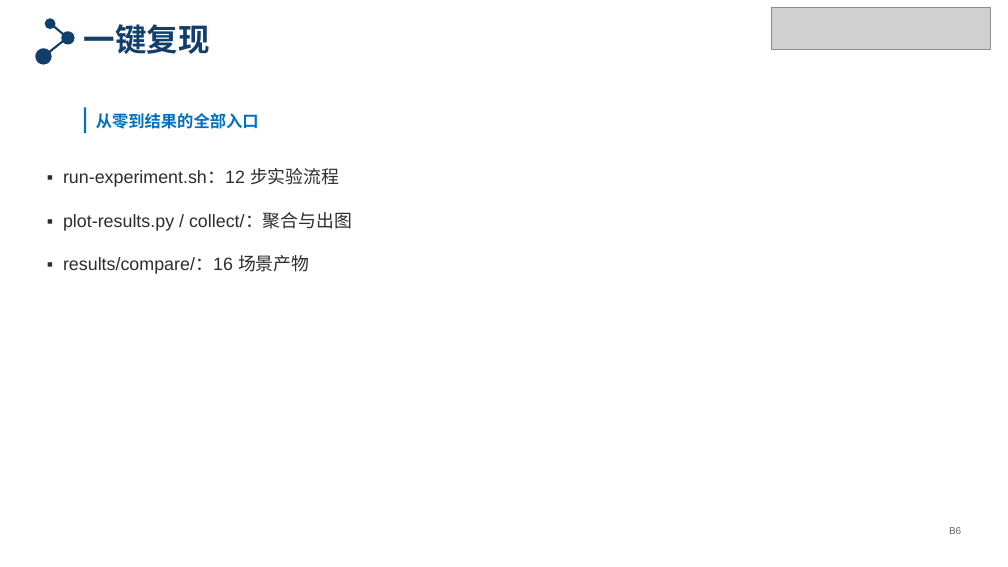
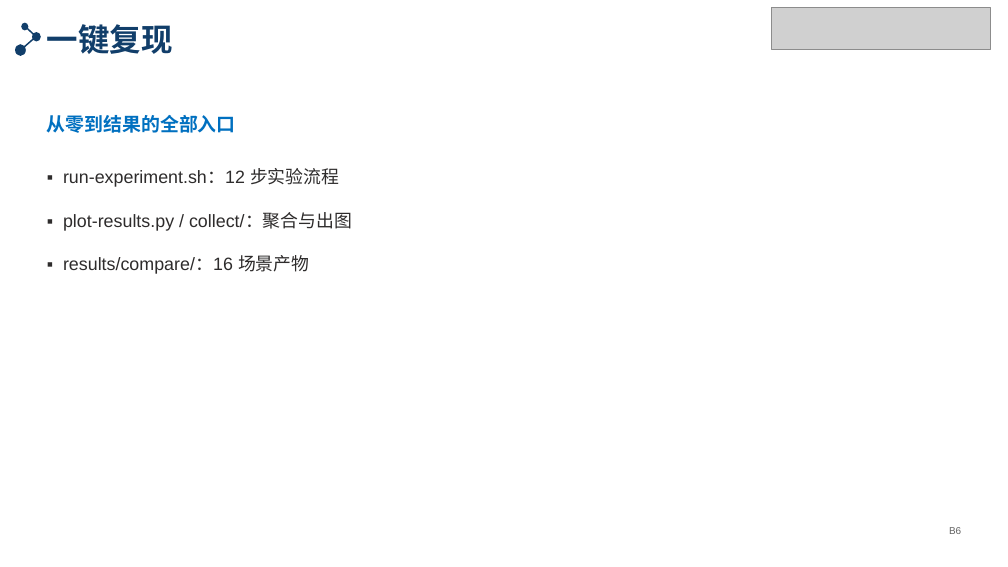
Before and after one commit to tengfei86/godel-scheduler, a slide deck: slide 32 of docs/thesis/defense/答辩PPT-北航模板版.pptx. Drawn at 1008x567 pixels with LibreOffice and Linux fonts; fonts in the diff are those of the drawing; grey boxes stand for pictures. Boxes give left, top, right and bottom in pixels: in the first picture for what was removed or moved away, otherwise in the second. Text is boxed around its words. In the diff, an @@ line names an element or a change of style, - is before the commit and + after.

```diff
--- a/docs/thesis/defense/答辩PPT-北航模板版.pptx
+++ b/docs/thesis/defense/答辩PPT-北航模板版.pptx
@@ freeform shape: place and size @@
-freeform shape at (36,18,75,64)
+freeform shape at (15,23,41,56)
@@ text "一键复现": place and size @@
-text "一键复现" at (84,24,210,54)
+text "一键复现" at (47,24,173,54)
@@ text "从零到结果的全部入口": place and size @@
-text "从零到结果的全部入口" at (96,113,259,129)
+text "从零到结果的全部入口" at (47,115,236,133)
@@ text "从零到结果的全部入口" at (47,115,236,133): size 15.5 to 18 pt; line spacing 1 to 1.1 @@
@@ rectangle removed at (84,107,86,133) @@
```
Also in this commit, not shown: 30 other slides changed, 2 other files.
